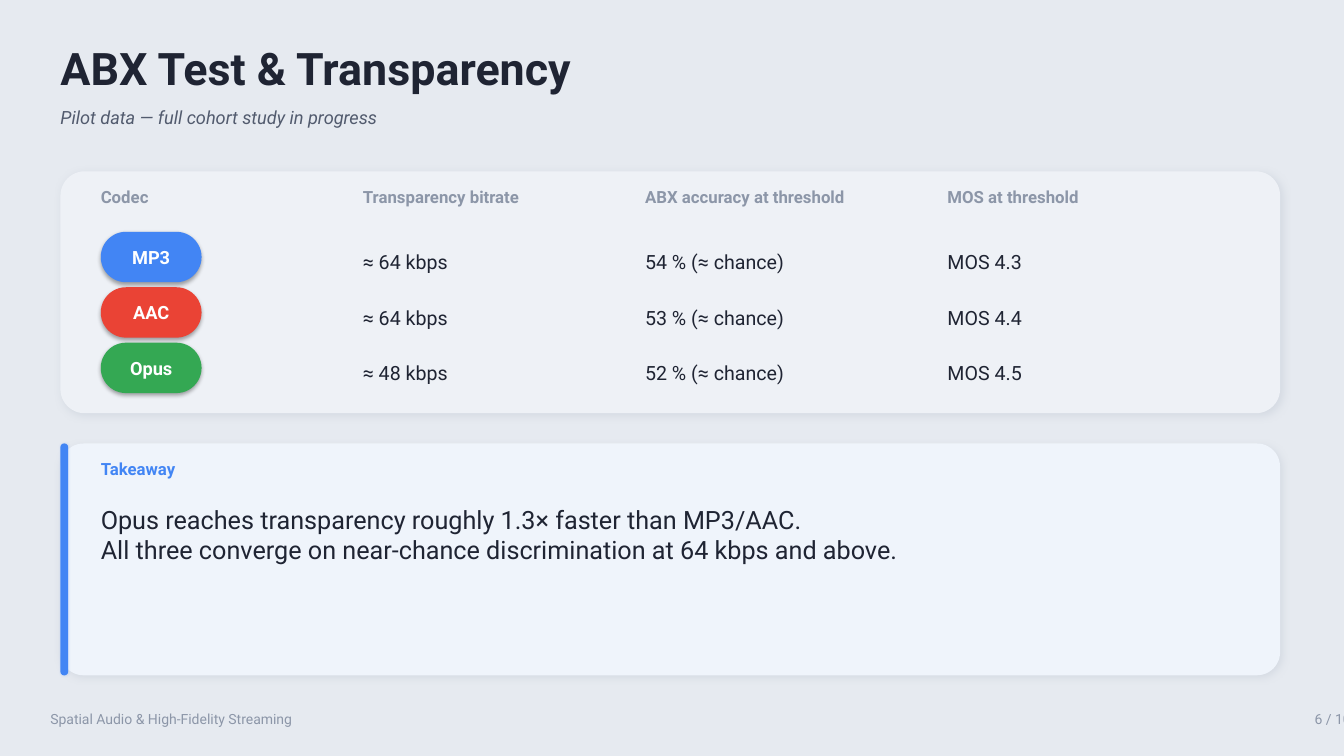
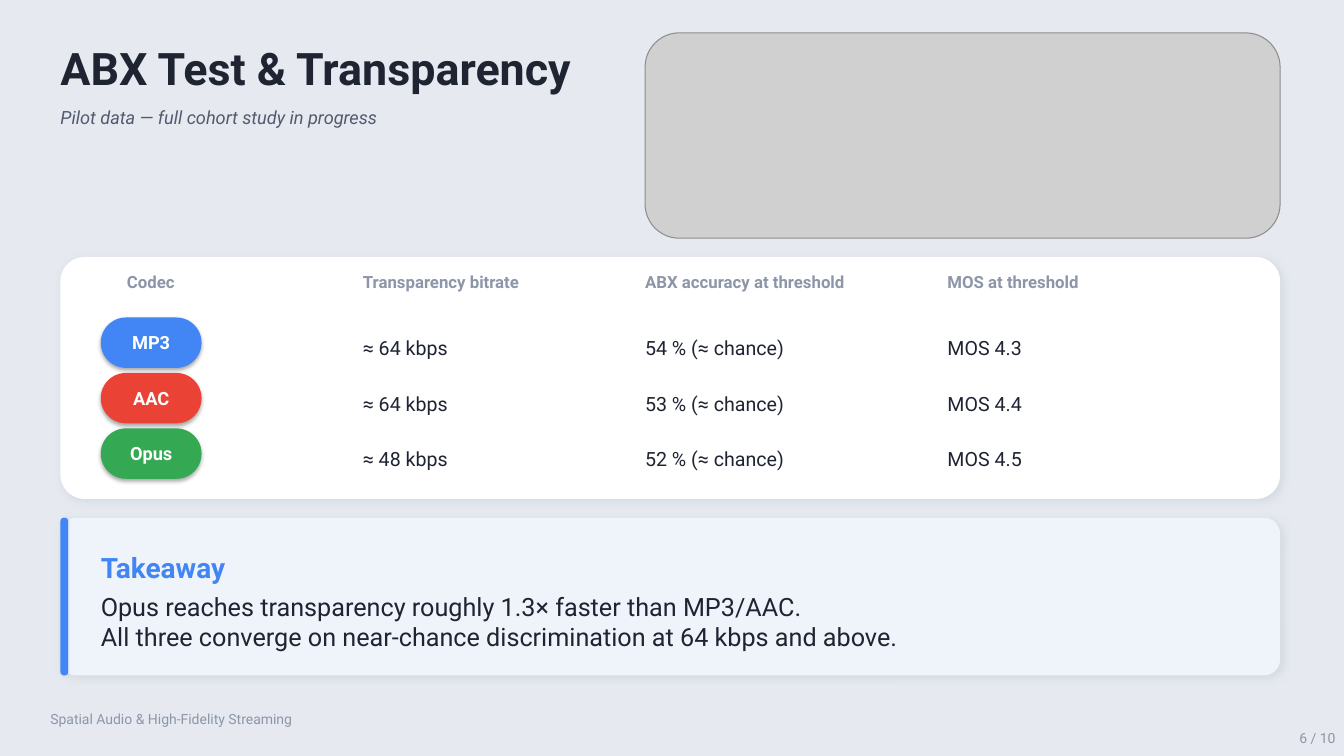
Before and after one commit to vanowarna/spatial-audio-and-high-fidelity-streaming, a slide deck: slide 6 of deliverables/Spatial_Audio_Presentation.pptx. Drawn at 1344x756 pixels with LibreOffice and Linux fonts; fonts in the diff are those of the drawing; grey boxes stand for pictures. Boxes give left, top, right and bottom in pixels: in the first picture for what was removed or moved away, otherwise in the second. Text is boxed around its words. In the diff, an @@ line names an element or a change of style, - is before the commit and + after.

```diff
--- a/deliverables/Spatial_Audio_Presentation.pptx
+++ b/deliverables/Spatial_Audio_Presentation.pptx
@@ picture added at (x1=645, y1=33, x2=1280, y2=239) @@
@@ 13 texts, 4 rounded rectangles moved together from (x1=60, y1=171, x2=1280, y2=565) to (x1=60, y1=257, x2=1280, y2=652) @@
@@ rounded rectangle at (x1=60, y1=257, x2=1280, y2=499): fill #EEF1F6 to #FFFFFF @@
@@ text "Codec" moved from (x1=101, y1=190, x2=149, y2=203) to (x1=127, y1=275, x2=175, y2=288) @@
@@ rounded rectangle resized from (x1=60, y1=444, x2=1280, y2=676) to (x1=60, y1=518, x2=1280, y2=676) @@
@@ rounded rectangle resized from (x1=60, y1=444, x2=69, y2=676) to (x1=60, y1=518, x2=69, y2=676) @@
@@ text "Takeaway" moved from (x1=101, y1=462, x2=175, y2=479) to (x1=101, y1=557, x2=225, y2=584) @@
@@ text "Takeaway" at (x1=101, y1=557, x2=225, y2=584): size 12 to 20 pt @@
@@ text "6 / 10" rewrapped from (x1=1315, y1=714, x2=1344, y2=724) to (x1=1299, y1=733, x2=1336, y2=743) @@
```
Also in this commit, not shown: 9 other slides changed, 15 other files.
